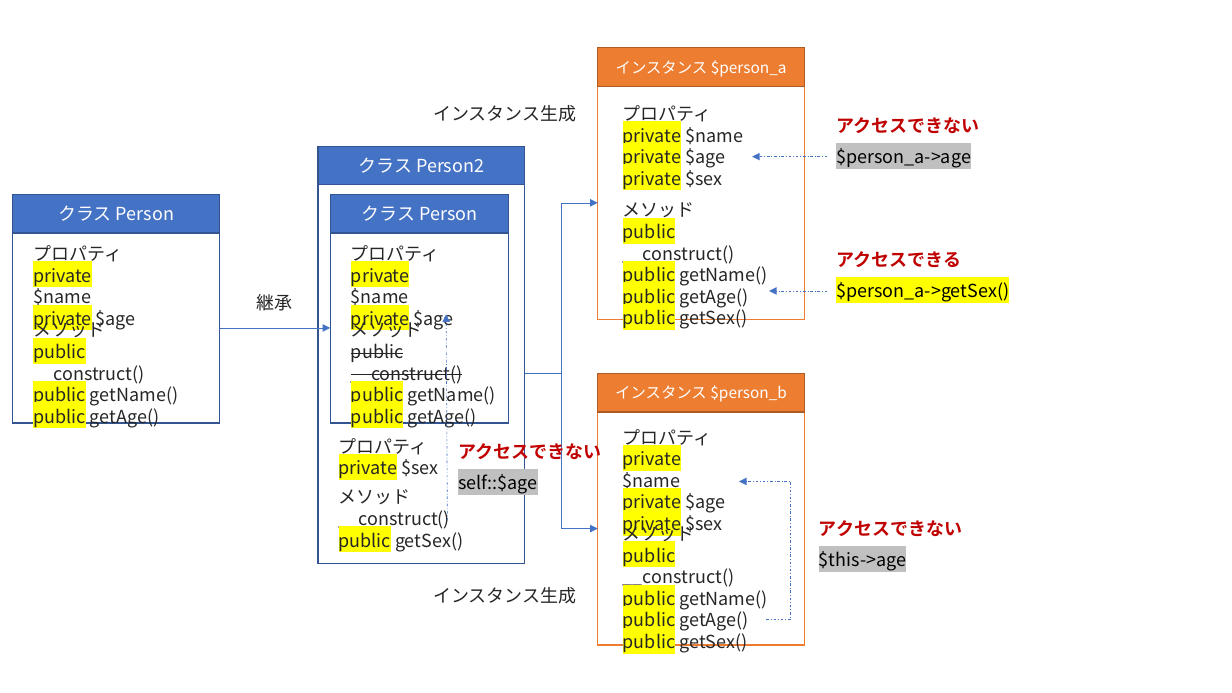
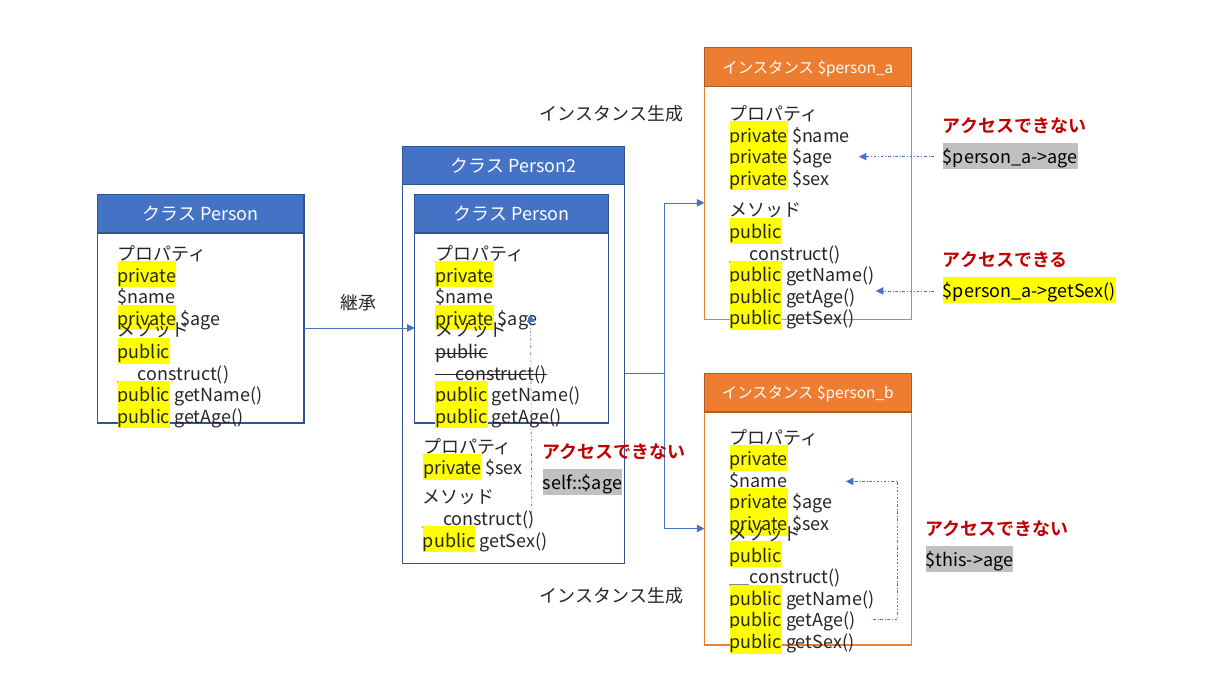
Before and after one commit to hyada/object-oriented-programming, a slide deck: slide 6 of figure.pptx. Drawn at 1232x693 pixels with LibreOffice and Linux fonts; fonts in the diff are those of the drawing. Boxes give left, top, right and bottom in pixels: in the first picture for what was removed or moved away, otherwise in the second. Text is boxed around its words. In the diff, an @@ line names an element or a change of style, - is before the commit and + after.

```diff
--- a/figure.pptx
+++ b/figure.pptx
@@ rectangle "クラス Person2": place and size @@
-rectangle "クラス Person2" at bbox=[318, 146, 525, 185]
+rectangle "クラス Person2" at bbox=[402, 146, 625, 185]
@@ 12 texts, 4 rectangles, 2 arrows, 1 elbow arrow: place and size @@
-12 texts, 4 rectangles, 2 arrows, 1 elbow arrow at bbox=[433, 48, 1009, 653]
+12 texts, 4 rectangles, 2 arrows, 1 elbow arrow at bbox=[540, 48, 1116, 653]
@@ rectangle: place and size @@
-rectangle at bbox=[318, 184, 525, 564]
+rectangle at bbox=[402, 184, 625, 564]
@@ rectangle "クラス Person": place and size @@
-rectangle "クラス Person" at bbox=[331, 194, 509, 233]
+rectangle "クラス Person" at bbox=[415, 194, 609, 233]
@@ elbow arrow moved from (525, 373) - (598, 203) to (625, 373) - (704, 203) @@
@@ rectangle: place and size @@
-rectangle at bbox=[331, 233, 509, 423]
+rectangle at bbox=[415, 233, 609, 423]
@@ 9 texts, 2 rectangles, 2 arrows: place and size @@
-9 texts, 2 rectangles, 2 arrows at bbox=[13, 194, 601, 552]
+9 texts, 2 rectangles, 2 arrows at bbox=[97, 194, 686, 552]
@@ elbow arrow moved from (525, 373) - (598, 529) to (625, 373) - (704, 529) @@
```
Also in this commit, not shown: 2 other slides changed, 2 other files.
